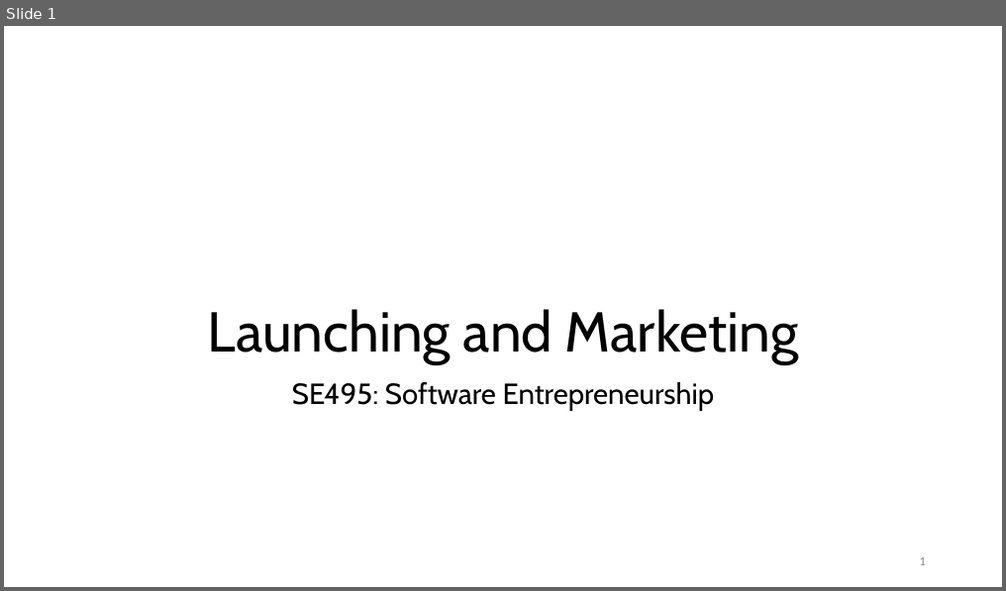
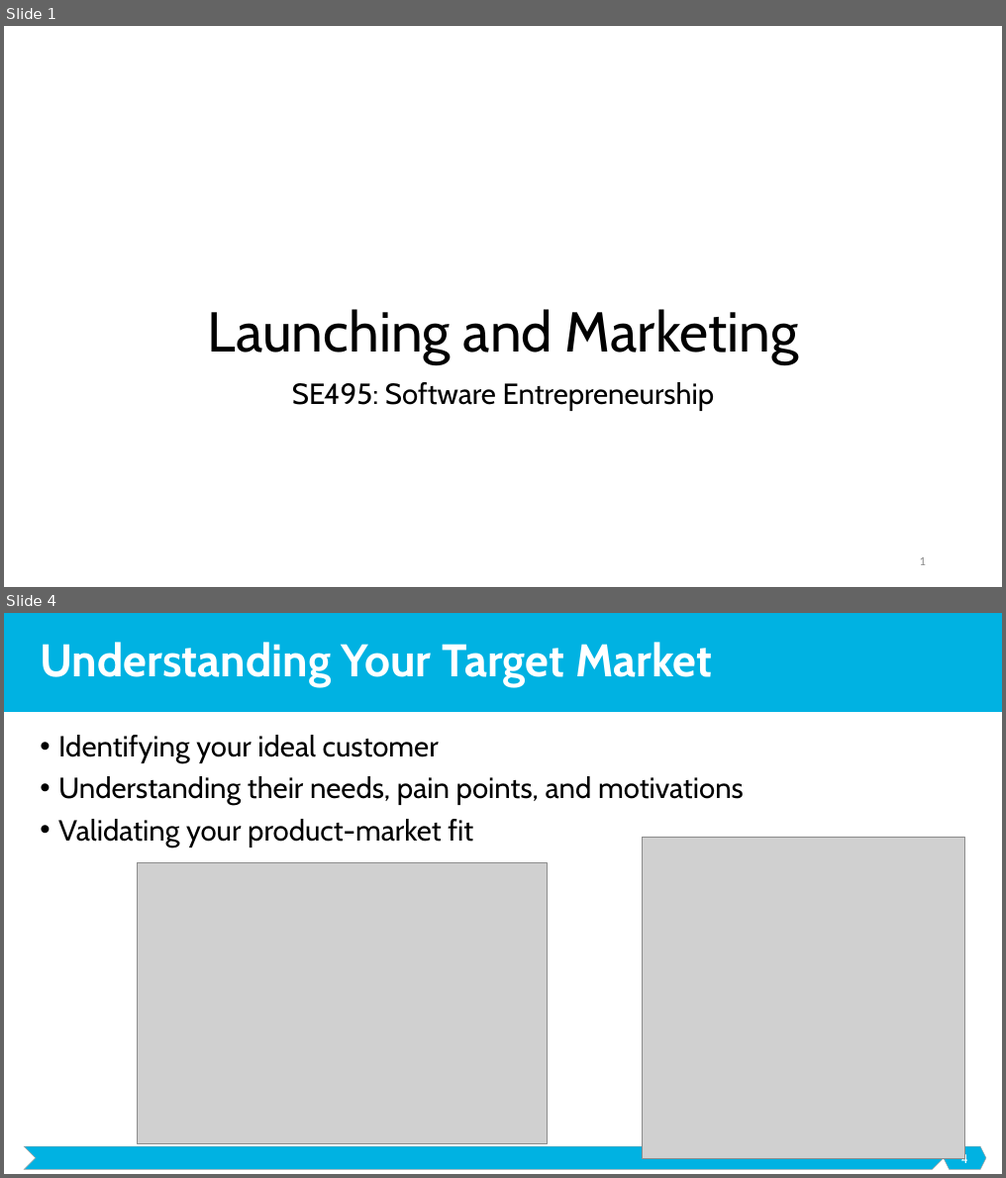
Before and after one commit to malenezi/malenezi, a slide deck: SE495/Lectures/6-Launching and Marketing/Launching and Marketing.pptx. Shown one above the other, each under a label of ours: slide 1 before the commit, slides 1 and 4 after it; the slides between them are not shown. The pictures are 1006x591 and 1006x1178 pixels, drawn with LibreOffice and Linux fonts; fonts in the diff are those of the drawing; grey boxes stand for pictures; background and template pictures are left out. Boxes give left, top, right and bottom in pixels: in the first picture for what was removed or moved away, otherwise in the second. Text is boxed around its words. In the diff, an @@ line names an element or a change of style, - is before the commit and + after.

```diff
--- a/SE495/Lectures/6-Launching and Marketing/Launching and Marketing.pptx
+++ b/SE495/Lectures/6-Launching and Marketing/Launching and Marketing.pptx
@@ slide 4 added at <box>4,613,1002,1174</box>, background #FFFFFF @@
@@ rectangle added at <box>4,613,1002,712</box>, fill #00B2E2 @@
@@ title added at <box>40,642,712,687</box>, 44 pt, text #FFFFFF, bold @@
+Understanding Your Target Market
@@ text added at <box>58,735,744,848</box>, 28 pt, text #000000 @@
+• Identifying your ideal customer
+• Understanding their needs, pain points, and motivations
+• Validating your product-market fit
@@ picture added at <box>643,837,965,1159</box> @@
@@ picture added at <box>138,863,547,1146</box> @@
@@ chevron added at <box>24,1147,944,1170</box>, fill #00B2E2, outline #A5A5A5 0.5 pt @@
@@ hexagon added at <box>944,1147,986,1170</box>, fill #00B2E2, outline #A5A5A5 0.5 pt @@
@@ page number added at <box>961,1154,968,1163</box>, 12 pt, text #FFFFFF @@
+4
```
Also in this commit, not shown: 1 slide changed, 39 other slides added, 2 slides removed.
